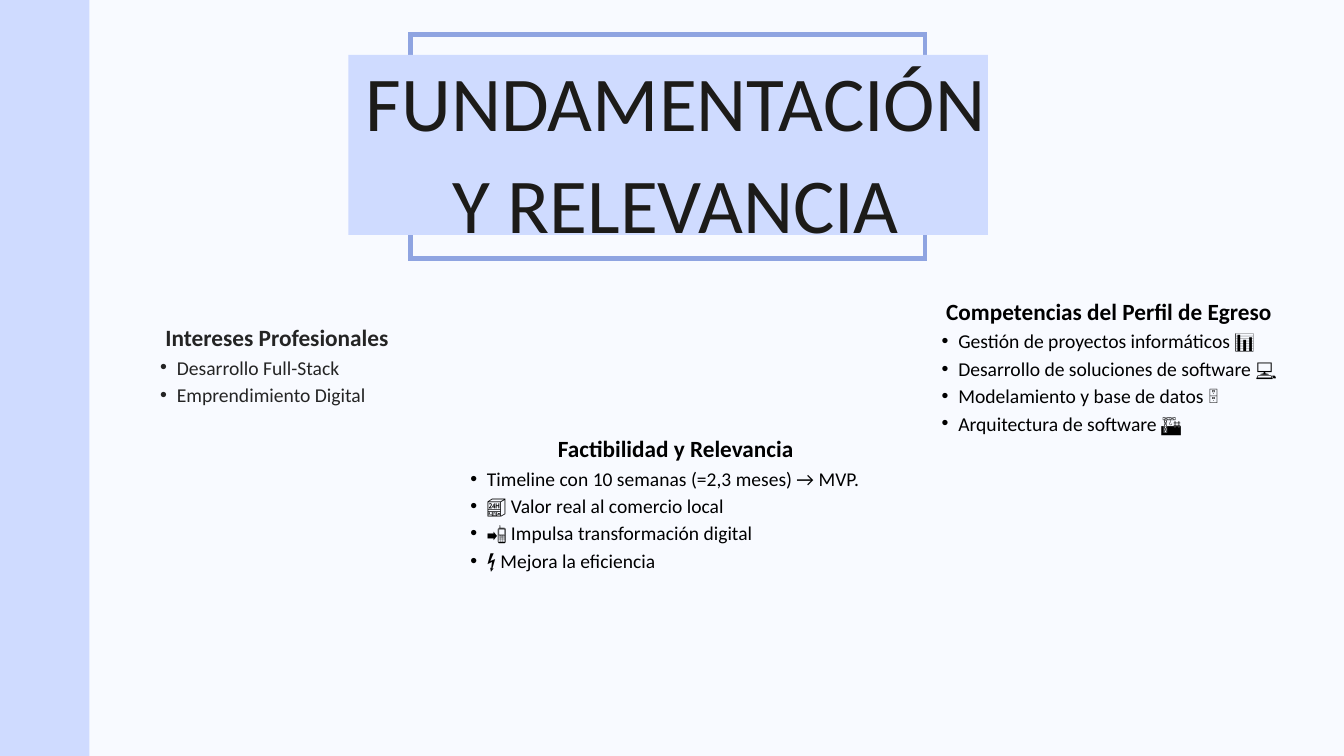
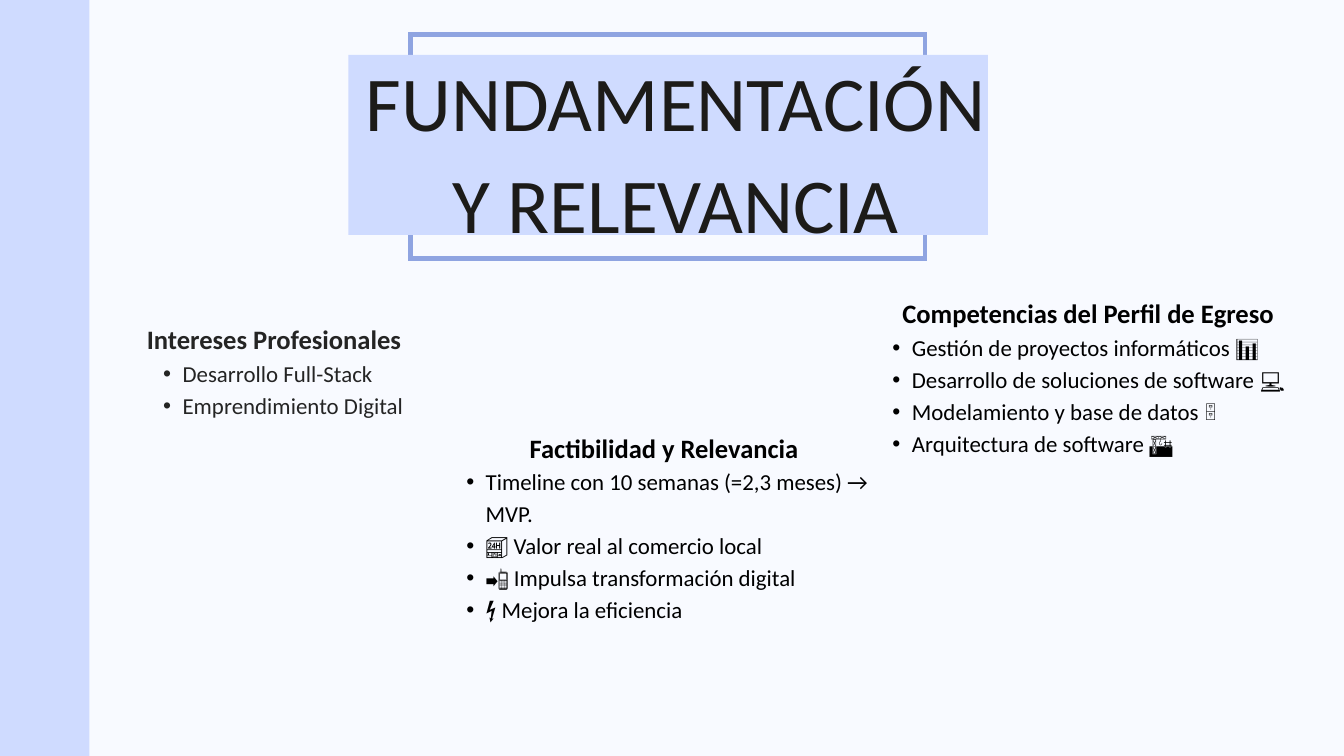
Before and after one commit to viremolcoy/Voila, a slide deck: slide 4 of Fase 1/Evidencias Grupales/Presentación Proyecto.pptx. Drawn at 1344x756 pixels with LibreOffice and Linux fonts; fonts in the diff are those of the drawing. Boxes give left, top, right and bottom in pixels: in the first picture for what was removed or moved away, otherwise in the second. Text is boxed around its words. In the diff, an @@ line names an element or a change of style, - is before the commit and + after.

Commit message:
Presentación  de Proyecto actualizada Fase 1

```diff
--- a/Fase 1/Evidencias Grupales/Presentación Proyecto.pptx
+++ b/Fase 1/Evidencias Grupales/Presentación Proyecto.pptx
@@ text "Competencias del Perfil de Egreso": place and size @@
-text "Competencias del Perfil de Egreso" at box(946, 303, 1272, 434)
+text "Competencias del Perfil de Egreso" at box(902, 304, 1274, 456)
@@ text "Competencias del Perfil de Egreso" at box(902, 304, 1274, 456): size 25 to 28.4 pt in "Competencias del Perfil de Egreso"; size 21 to 24.5 pt in "Gestión de proyectos informáticos 📊", "Desarrollo de soluciones de software 💻", "Modelamiento y base de datos 🗄️", "Arquitectura de software 🏗️"; line spacing 35pt to 39.8pt; indent changed; line spacing 29.4pt to 34.4pt @@
@@ text "Intereses Profesionales" at box(147, 330, 403, 418): size 25 to 28.4 pt in "Intereses Profesionales"; size 21 to 24.5 pt in "Desarrollo Full-Stack", "Emprendimiento Digital"; line spacing 35pt to 39.8pt; indent changed; line spacing 29.4pt to 34.4pt @@
@@ text "Factibilidad y Relevancia" at box(486, 439, 842, 622): size 24.9 to 28.4 pt in "Factibilidad y Relevancia"; size 20.9 to 24.5 pt in "Timeline con 10 semanas (=2,3 meses) → ...", "🏪 Valor real al comercio local", "📲 Impulsa transformación digital", "⚡ Mejora la eficiencia"; line spacing 34.9pt to 39.8pt; indent changed; line spacing 29.3pt to 34.3pt @@
```
Also in this commit, not shown: 1 slide added, 1 slide removed.
